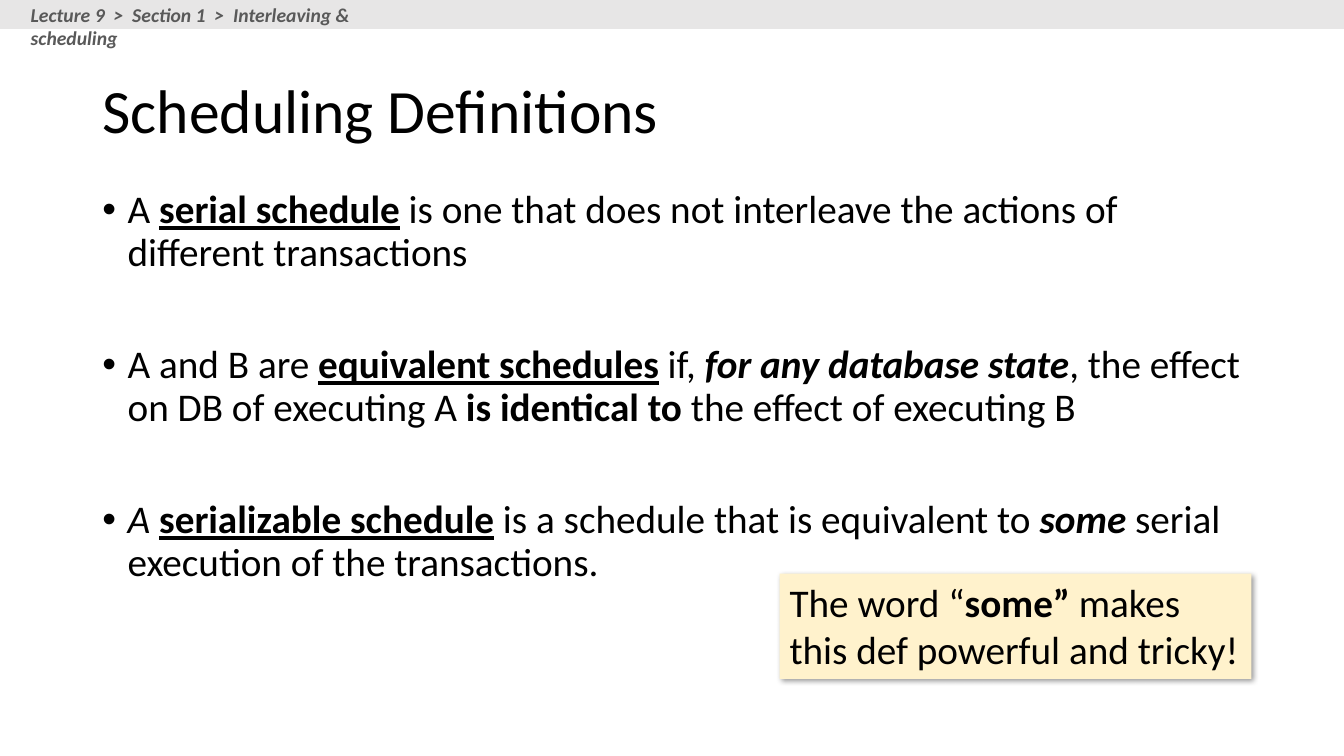
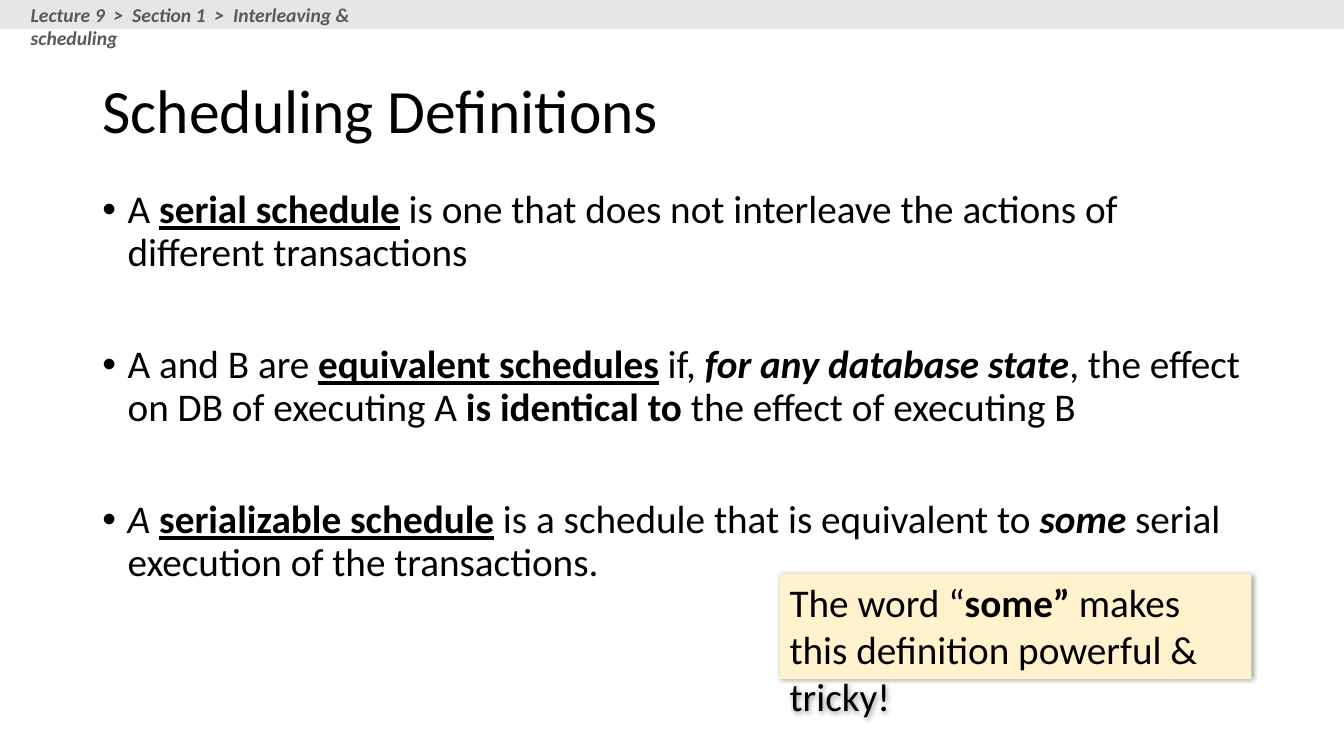
Before and after one commit to XIEQ/cs145-notebooks, a slide deck: slide 75 of lecture-8-9/Lectures_8_9_TXNs.pptx (slide 76 before the commit). Drawn at 1344x756 pixels with LibreOffice and Linux fonts; fonts in the diff are those of the drawing. Boxes give left, top, right and bottom in pixels: in the first picture for what was removed or moved away, otherwise in the second. Text is boxed around its words. In the diff, an @@ line names an element or a change of style, - is before the commit and + after.

```diff
--- a/lecture-8-9/Lectures_8_9_TXNs.pptx
+++ b/lecture-8-9/Lectures_8_9_TXNs.pptx
@@ text in rectangle at (x1=790, y1=588, x2=1180, y2=718): text changed @@
-The word “some” makes this def powerful and tricky!
+The word “some” makes this definition powerful & tricky!
```
Also in this commit, not shown: 13 other slides changed, 19 slides added, 11 slides removed, 2 other files.
